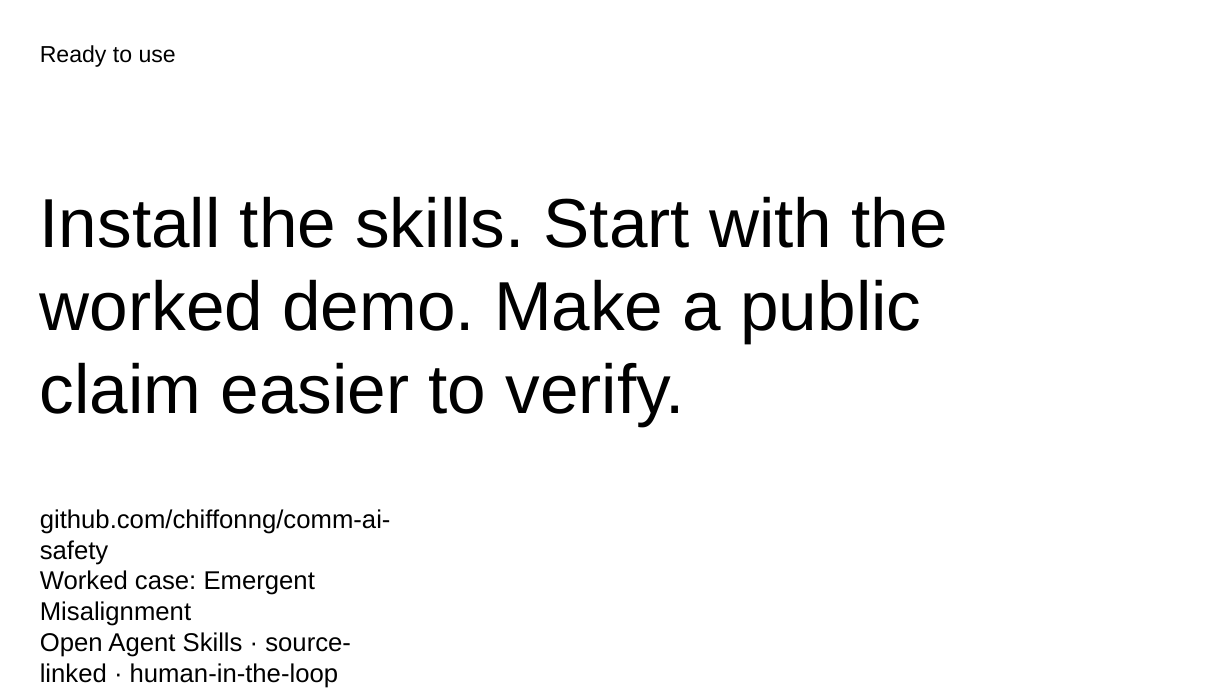
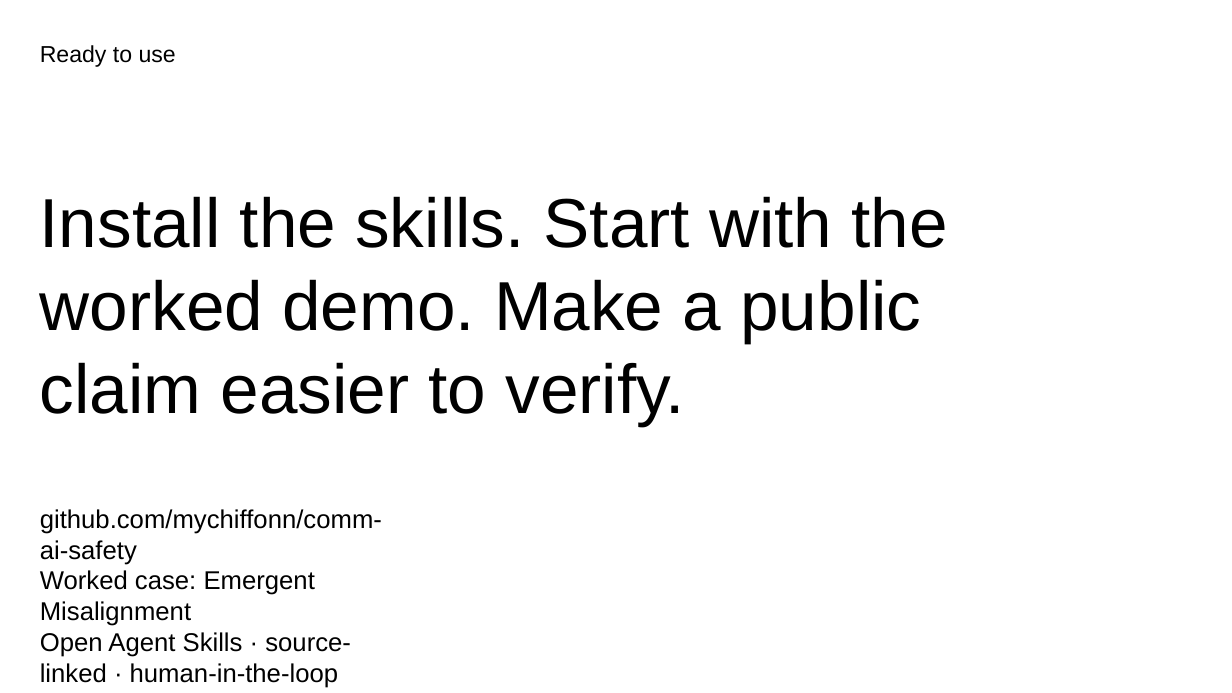
Before and after one commit to mychiffonn/comm-ai-safety, a slide deck: slide 5 of outputs/comm-ai-safety-pitch.pptx. Drawn at 1232x693 pixels with LibreOffice and Linux fonts; fonts in the diff are those of the drawing. Boxes give left, top, right and bottom in pixels: in the first picture for what was removed or moved away, otherwise in the second. Text is boxed around its words. In the diff, an @@ line names an element or a change of style, - is before the commit and + after.

```diff
--- a/outputs/comm-ai-safety-pitch.pptx
+++ b/outputs/comm-ai-safety-pitch.pptx
@@ text at box(40, 509, 382, 565): text changed @@
-github.com/chiffonng/comm-ai-safety
+github.com/mychiffonn/comm-ai-safety
```
Also in this commit, not shown: 4 other files.
